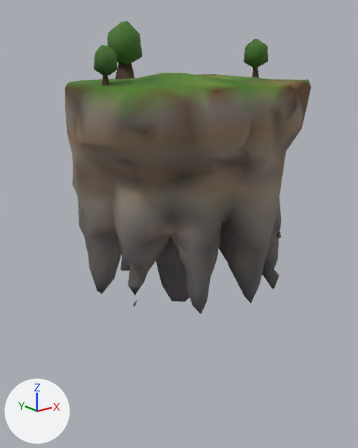
The glTF model public/assets/models/islands/island-cliff-lod2.glb as it was, and as the next commit left it.
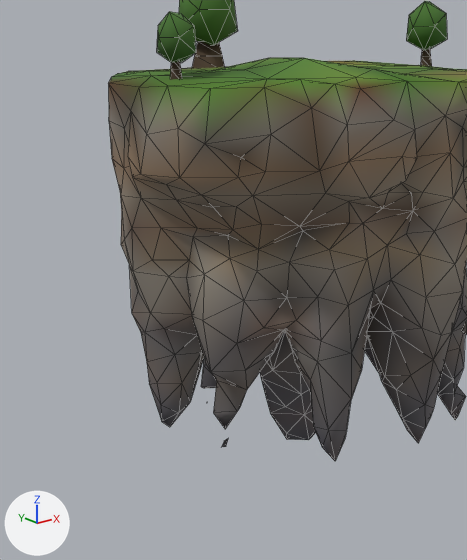
The first picture shows the older version from a camera (50 mm lens) standing at (-67.0, -81.5, 2.6) and looking at (-1.6, 0.3, -30.1). The close-ups show the older and then the newer version on the part from 0% to 78% of the width and 8% to 83% of the height of that picture. Only the edits that show in the close-ups are written down. Every picture has the same lights, and +X, +Y and +Z are marked at lower left. The close-ups show mesh edges as thin lines. Where no turn or scale is listed for an object, it has been applied to the vertices.

The older version as bpy lines, for what is in view:
```python
me_silhouette = bpy.data.meshes.new('Silhouette')
me_silhouette.from_pydata(...)  # 788 vertices, 1545 faces; spans x -25.5..25.5, y -22.5..22.5, z -30.5..30.5
me_silhouette.materials.append(mat_island_silhouette)
ob_silhouette = bpy.data.objects.new('Silhouette', me_silhouette)
ob_silhouette.location = (-0.5, 0.9, -18.7)
```
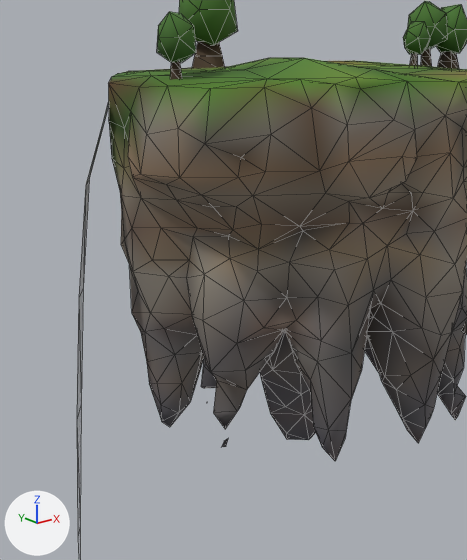
Where the newer file only moved an object's origin or applied its transform, the numbers keep the older frame.

What differs and where, as boxes (x1, y1, x2, y2) in the close-ups (467 x 560 px):
'Silhouette', reshaped: before (108, 0, 467, 461); after (77, 0, 467, 560)
part 1 of me_silhouette, added (green): after (435, 4, 467, 54)
part 2 of me_silhouette, added: after (438, 51, 459, 69)
part 3 of me_silhouette, added (green): after (403, 21, 430, 55)
part 4 of me_silhouette, added: after (410, 53, 418, 66)
part 5 of me_silhouette, added: after (77, 102, 109, 560)
part 6 of me_silhouette, recoloured: (109, 80, 390, 196) in both

Patch to the scene script:
```diff
--- a/public/assets/models/islands/island-cliff-lod2.glb.py
+++ b/public/assets/models/islands/island-cliff-lod2.glb.py
@@ me_silhouette @@
 # used by ob_silhouette; location = (-0.5, 0.9, -18.7)
-me_silhouette.from_pydata(...)  # 788 vertices, 1545 faces; spans x -25.5..25.5, y -22.5..22.5, z -30.5..30.5
+me_silhouette.from_pydata(...)  # 844 vertices, 1625 faces; spans x -30.9..25.5, y -22.5..22.5, z -56.4..30.5
+# me_silhouette part 1: the loose piece of 12 vertices spanning x 11.4..16.4, y -9.7..-5.2, z 21.4..27.2 is copied, and the copy is multiplied about its middle by the matrix ((0.644, -0.765, 0.019), (0.761, 0.643, 0.083), (-0.075, -0.039, 0.996)), then moved by (3.2, -1.1, -0.5); it spans x 14.5..19.6, y -10.9..-6.3, z 20.9..26.8
+# me_silhouette part 2: the loose piece of 10 vertices spanning x -9.4..-5.0, y 7.3..11.5, z 18.8..22.8 is copied, and the copy is multiplied about its middle by the matrix ((-0.668, 0.112, -0.008), (-0.112, -0.667, 0.034), (-0.003, 0.035, 0.676)), then moved by (24.4, -17.8, -0.7); it spans x 16.0..18.8, y -10.1..-7.1, z 18.7..21.5
+# me_silhouette part 3: the loose piece of 12 vertices spanning x 11.4..16.4, y -9.7..-5.2, z 21.4..27.2 is copied, and the copy is turned 50.7 degrees about the z axis through its middle and scaled by 0.677, then moved by (-2.9, -1.1, -1.4); it spans x 9.3..12.7, y -10.1..-6.9, z 20.9..24.8
+# me_silhouette part 4: the loose piece of 10 vertices spanning x 13.1..14.5, y -8.1..-6.5, z 19.1..22.2 is copied, and the copy is turned 50.7 degrees about the z axis through its middle and scaled by 0.679, then moved by (-3.0, -1.2, -0.3); it spans x 10.5..11.5, y -8.9..-7.8, z 19.3..21.4
+# me_silhouette part 5
+# 12 vertices are added at x -30.9..-23.0, y 4.1..10.2, z -56.4..15.9
+# 10 new faces join them
+# me_silhouette part 6: 179 kept faces spanning x -25.5..25.5, y -22.4..22.5, z -10.5..19.3 get new vertex colours
 me_silhouette.materials.append(mat_island_silhouette)
```
